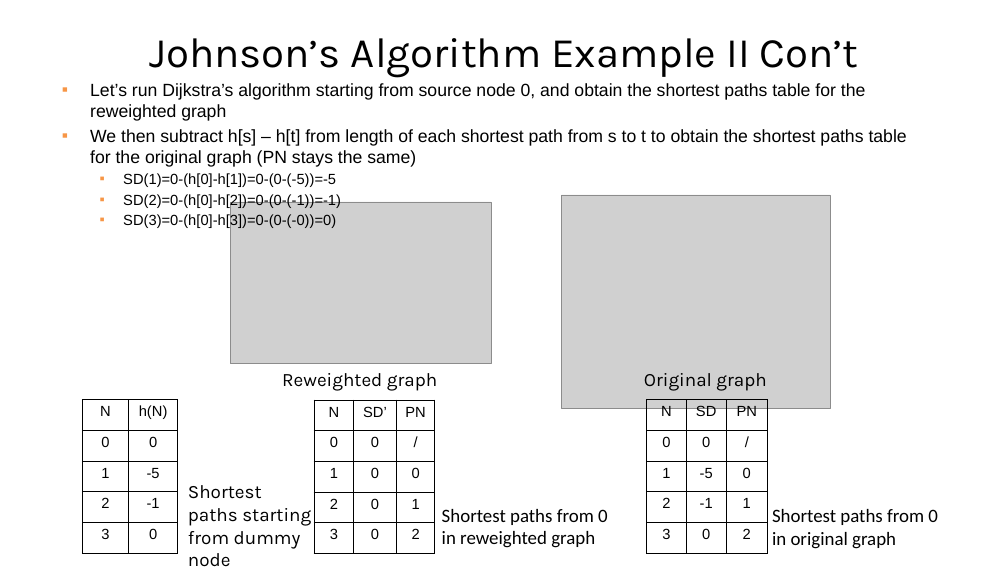
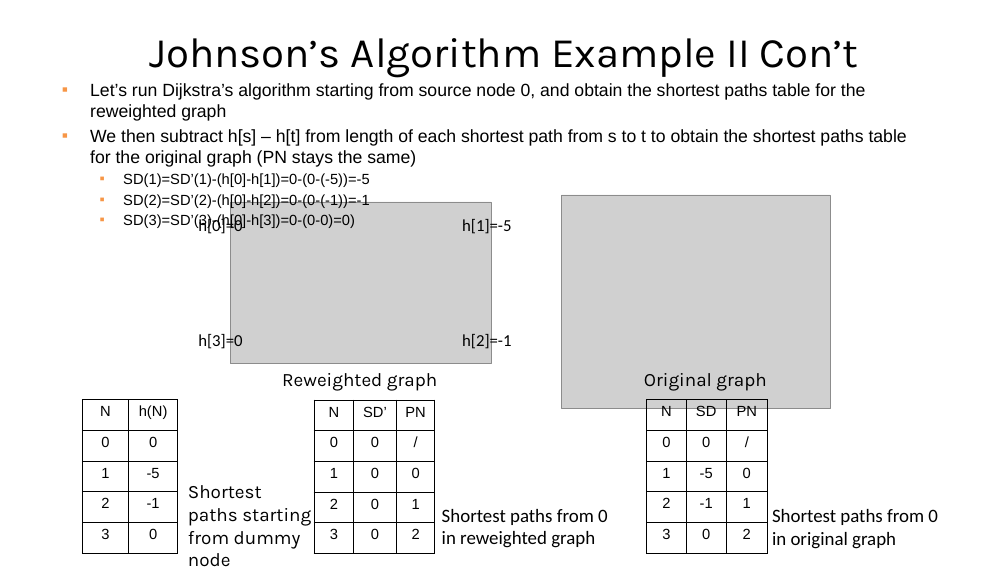
Before and after one commit to guhofstra/CSC111Fa25, a slide deck: slide 75 of PPTs/Lecture 13-shortest paths.pptx. Drawn at 1008x567 pixels with LibreOffice and Linux fonts; fonts in the diff are those of the drawing; grey boxes stand for pictures. Boxes give left, top, right and bottom in pixels: in the first picture for what was removed or moved away, otherwise in the second. Text is boxed around its words. In the diff, an @@ line names an element or a change of style, - is before the commit and + after.

```diff
--- a/PPTs/Lecture 13-shortest paths.pptx
+++ b/PPTs/Lecture 13-shortest paths.pptx
@@ text at box(123, 173, 369, 228): text changed @@
-  ▪ SD(1)=0-(h[0]-h[1])=0-(0-(-5))=-5
-  ▪ SD(2)=0-(h[0]-h[2])=0-(0-(-1))=-1)
-  ▪ SD(3)=0-(h[0]-h[3])=0-(0-(-0))=0)
+  ▪ SD(1)=SD’(1)-(h[0]-h[1])=0-(0-(-5))=-5
+  ▪ SD(2)=SD’(2)-(h[0]-h[2])=0-(0-(-1))=-1
+  ▪ SD(3)=SD’(3)-(h[0]-h[3])=0-(0-0)=0)
@@ text added at box(198, 218, 242, 236), 16 pt, text #000000 @@
+h[0]=0
@@ text added at box(462, 218, 511, 236), 16 pt, text #000000 @@
+h[1]=-5
@@ text added at box(198, 333, 242, 351), 16 pt, text #000000 @@
+h[3]=0
@@ text added at box(462, 333, 511, 351), 16 pt, text #000000 @@
+h[2]=-1
```
Also in this commit, not shown: 5 other slides changed, 3 other files.
